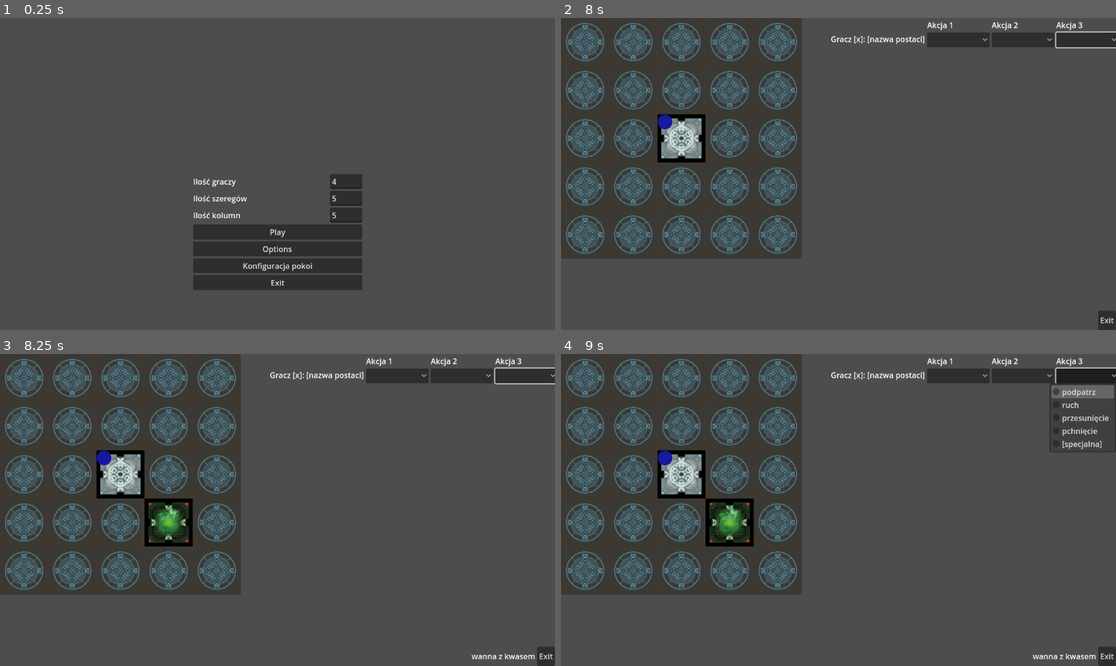
Above: before the commit, frames 1-4 (two rows, left to right).
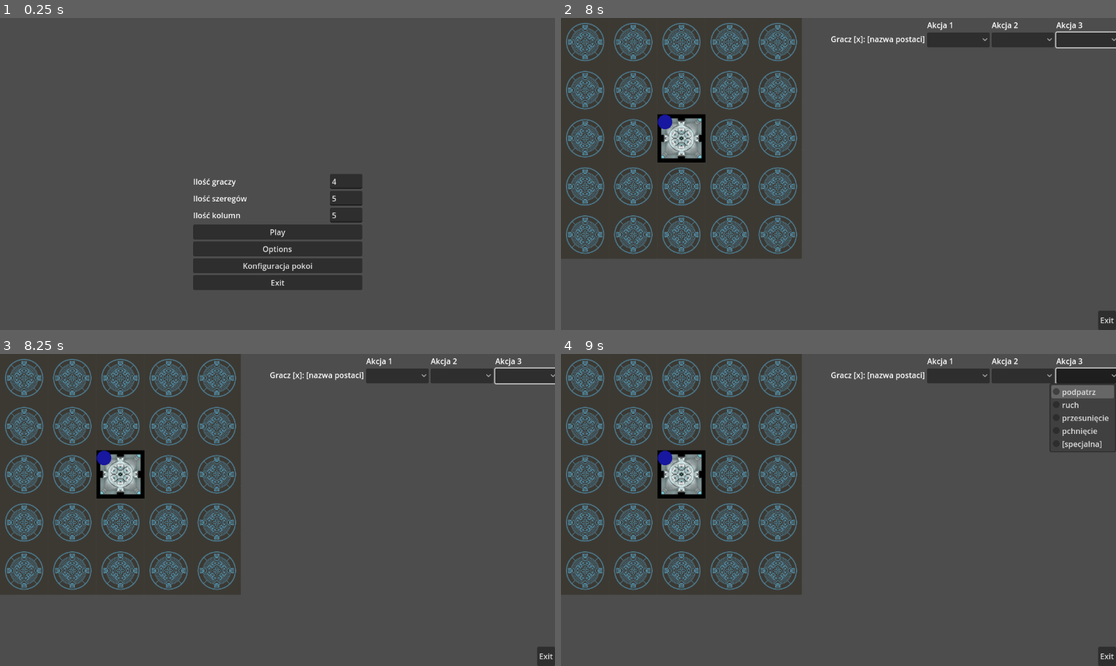
Above: after the commit, the same moments.

Repository: super12pl/strona25
Game: Godot game, scene res://scenes/Menu.tscn
Same seed, same stepped clock (60 frames per second), same inputs: the game is played once before the commit and once after it.
Inputs (mouse positions are in pixels of both pictures, inside the frame that each line leads up to):
- Up to frame 1 (0.25 s): no input
- Up to frame 2 (8 s): click "Play" at 0.5 s; click (960, 39) at 1.25 s; click (1021, 39) at 2 s; click "Użyj adrenalinę" at 2.75 s; click (960, 39) at 3.5 s; click (1021, 39) at 4.25 s; click (960, 39) at 5 s; click (1021, 39) at 5.75 s; click (1088, 39) at 6.52 s; tap Enter at 7.25 s; move the mouse to (960, 158) at 7.27 s; press the mouse at (960, 158) at 7.28 s
- Up to frame 3 (8.25 s): tap Space at 8 s; move the mouse to (166, 525) at 8.02 s; release the mouse at (166, 525) at 8.03 s; click (166, 525) at 8.1 s
- Up to frame 4 (9 s): tap Enter at 8.75 s; move the mouse to (894, 441) at 8.77 s; hold Right mouse button (right_click) from 8.78 s (still down)

Frames 1-2 are identical in both runs. In frame 3, 1.4% of the frame differs, in the area x 26-97%, y 46-98%; in frame 4, 1.4%.

Commit message:
akcyjnosć

Diff:
--- a/code/WybierzAkcje.gd
+++ b/code/WybierzAkcje.gd
@@ -59,7 +59,6 @@
 		Action3choice.select(-1)
 
 func _confirm():
-	print("gufa")
 	#nwm co ma sie dziać po zatwierdzeniu wiec zostawiam
 	if (Action3label.text != "Akcja 3" && Action1choice.get_selected_id() != -1 && Action2choice.get_selected_id() != -1) || (Action3label.text == "Akcja 3" && Action1choice.get_selected_id() != -1 && Action2choice.get_selected_id() != -1 && Action3choice.get_selected_id() != -1):
 		var wybraneRuchy
--- a/code/gra.gd
+++ b/code/gra.gd
@@ -6,9 +6,10 @@
 var szeregi = global.szeregi
 var kolumny = global.kolumny
 var tilesetIndex = global.tilesetIndex
+var gracz = preload("res://scenes/gracz.tscn").instantiate()
+var zakolejkowaneAkcje = [] #kolejka akcji
 
 func _ready():
-	var gracz = load("res://scenes/gracz.tscn").instantiate()
 	add_child(gracz)
 	gracz.spawn(0)
 
@@ -17,15 +18,27 @@
 	if event is InputEventMouseButton:
 		if event.is_action_pressed("left_click"):
 			##ignoruje kliknięcia poza planszą
-			if plansza.local_to_map(event.position).x < szeregi and plansza.local_to_map(event.position).y < kolumny:
-				##będzie ogarniał faktyczne granie
-				var tile = global.plansza[plansza.local_to_map(event.position).x][plansza.local_to_map(event.position).y]
-				print(plansza.local_to_map(event.position),tile)
-				typ.text = tile
-				for i in range(0,tilesetIndex.size()):
-					if tilesetIndex[i].has(tile):
-						plansza.set_cell(0,plansza.local_to_map(event.position),1,Vector2i(tilesetIndex[i].find(tile,0),i))
-						break
+			var coords = plansza.local_to_map(event.position)
+			if coords.x < szeregi and coords.y < kolumny:
+				var tile = global.plansza[coords.x][coords.y]
+				print(zakolejkowaneAkcje)
+				if zakolejkowaneAkcje.size()>0:
+					match zakolejkowaneAkcje.pop_front():
+						0:
+							print("Patrzenie na ",coords)
+						1:
+							gracz.move(coords)
+							typ.text = tile
+							for i in range(0,tilesetIndex.size()):
+								if tilesetIndex[i].has(tile):
+									plansza.set_cell(0,coords,1,Vector2i(tilesetIndex[i].find(tile,0),i))
+									break
+						2:
+							print("Przesunięcie")
+						3:
+							print("Pchanie na ",coords)
+						4:
+							print("Specjał")
 
 	if event.is_action_pressed("right_click"):
 		##ignoruje kliknięcia poza planszą
@@ -36,3 +49,7 @@
 
 func _on_button_pressed():
 	get_tree().change_scene_to_file("res://scenes//Menu.tscn")
+
+
+func _on_wybierz_akcje_player_actions(actions):
+	zakolejkowaneAkcje = actions
--- a/scenes/gra.tscn
+++ b/scenes/gra.tscn
@@ -71,3 +71,4 @@
 [node name="WybierzAkcje" parent="Control" instance=ExtResource("3_gj0il")]
 
 [connection signal="pressed" from="Control2/VBoxContainer/Button" to="Gra" method="_on_button_pressed"]
+[connection signal="player_actions" from="Control/WybierzAkcje" to="Gra" method="_on_wybierz_akcje_player_actions"]
